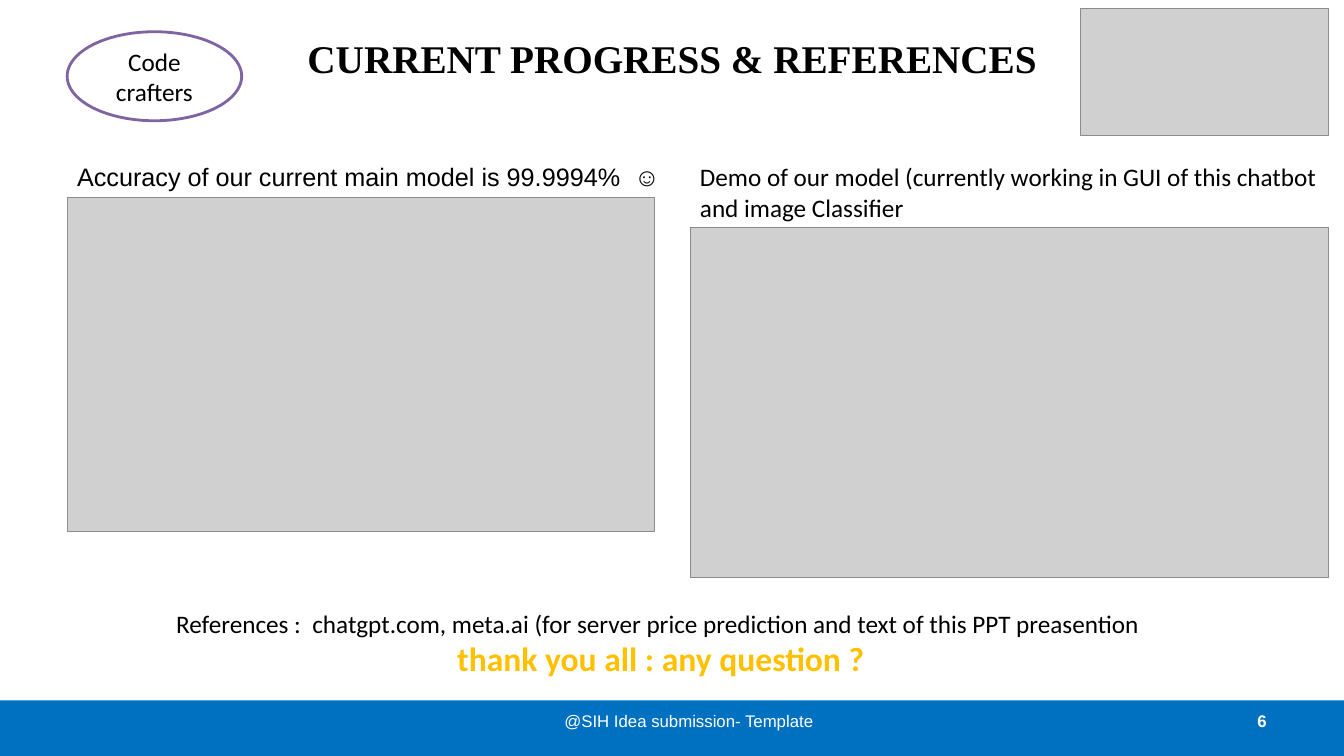
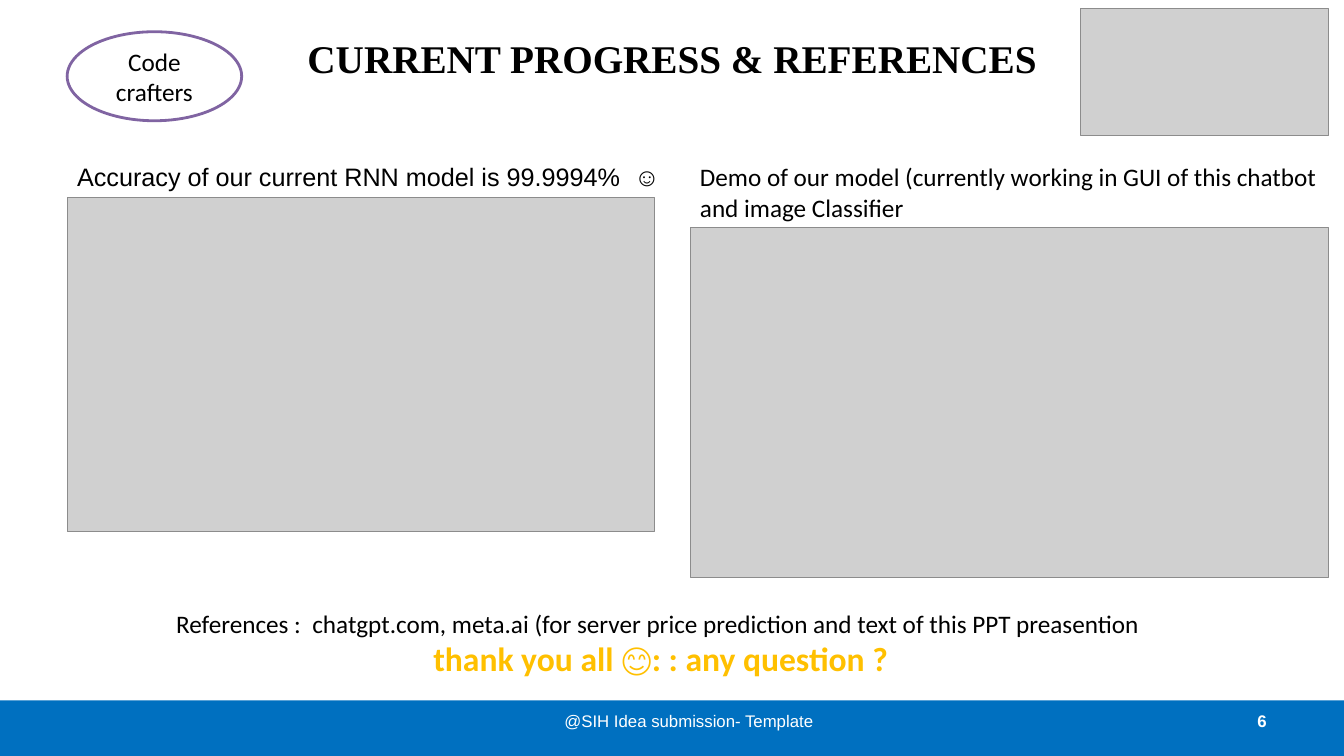
Before and after one commit to sandeeep-prajapati/Smart_india_hackathon_2024, a slide deck: slide 6 of 04_presentaion/our_ppt_presentaion_internal_hackathon.pptx. Drawn at 1344x756 pixels with LibreOffice and Linux fonts; fonts in the diff are those of the drawing; grey boxes stand for pictures. Boxes give left, top, right and bottom in pixels: in the first picture for what was removed or moved away, otherwise in the second. Text is boxed around its words. In the diff, an @@ line names an element or a change of style, - is before the commit and + after.

```diff
--- a/04_presentaion/our_ppt_presentaion_internal_hackathon.pptx
+++ b/04_presentaion/our_ppt_presentaion_internal_hackathon.pptx
@@ text at [77,167,620,192]: text changed @@
-Accuracy of our current main model is 99.9994% ☺
+Accuracy of our current RNN model is 99.9994% ☺
@@ text at [176,614,1138,677]: text changed @@
-References : chatgpt.com, meta.ai (for server price prediction and text of this PPT preasention
-thank you all : any question ?
+References : chatgpt.com, meta.ai (for server price prediction and text of this PPT preasention
+thank you all 😊: : any question ?
```
Also in this commit, not shown: 2 other slides changed.
